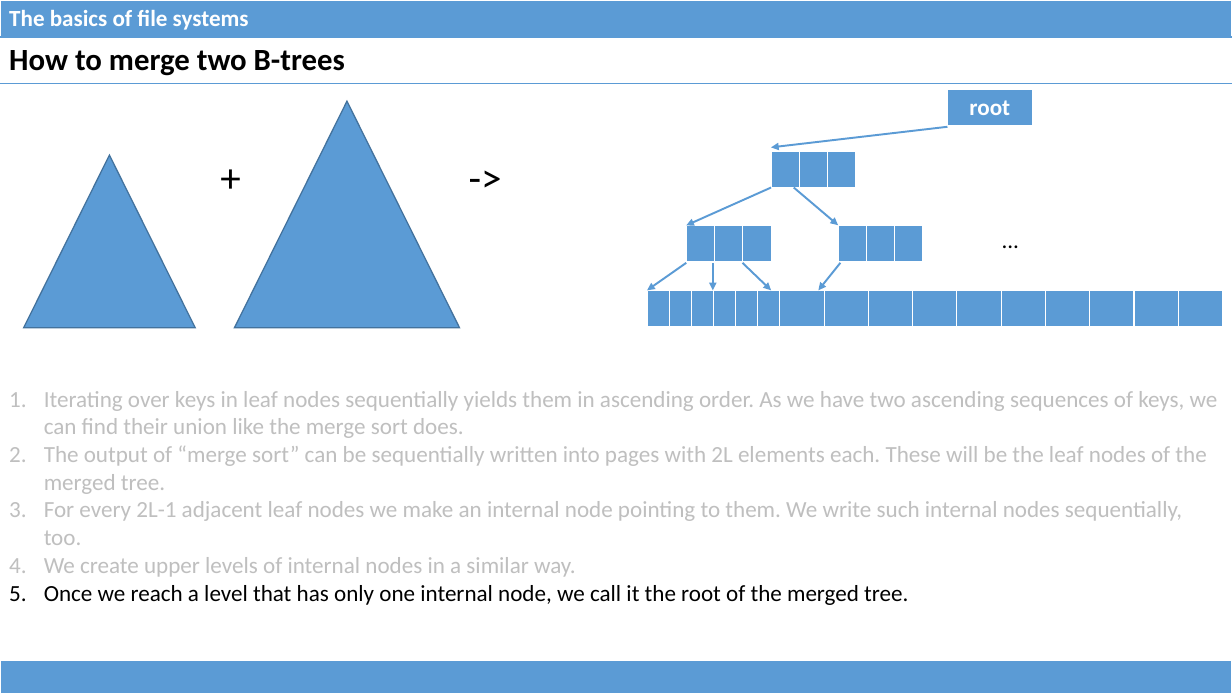
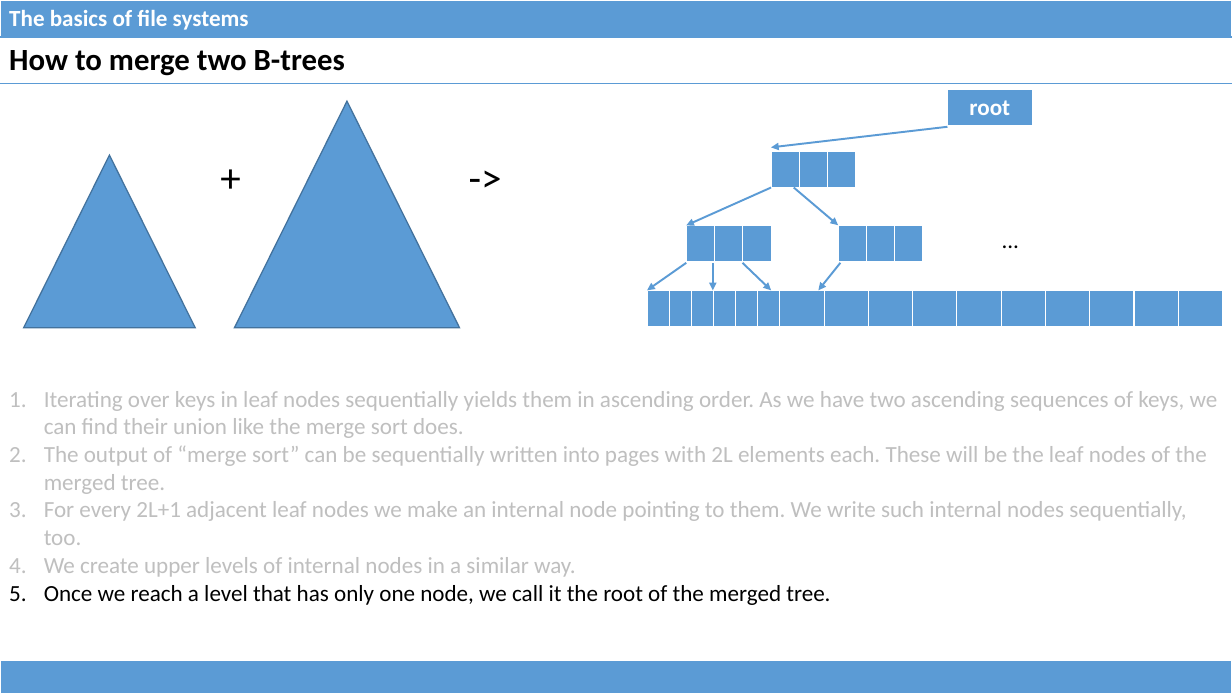
Before and after one commit to dominiquelefevre/filesystems-101-jb, a slide deck: slide 40 of talks/src/class05.pptx (slide 34 before the commit). Drawn at 1232x693 pixels with LibreOffice and Linux fonts; fonts in the diff are those of the drawing. Boxes give left, top, right and bottom in pixels: in the first picture for what was removed or moved away, otherwise in the second. Text is boxed around its words. In the diff, an @@ line names an element or a change of style, - is before the commit and + after.

```diff
--- a/talks/src/class05.pptx
+++ b/talks/src/class05.pptx
@@ text at [44, 501, 1186, 545]: text changed @@
-3. For every 2L-1 adjacent leaf nodes we make an internal node pointing to them. We write such internal nodes sequentially, too.
+3. For every 2L+1 adjacent leaf nodes we make an internal node pointing to them. We write such internal nodes sequentially, too.
@@ text at [44, 585, 830, 605]: text changed @@
-5. Once we reach a level that has only one internal node, we call it the root of the merged tree.
+5. Once we reach a level that has only one node, we call it the root of the merged tree.
```
Also in this commit, not shown: 13 other slides changed, 8 slides added, 1 other file.
